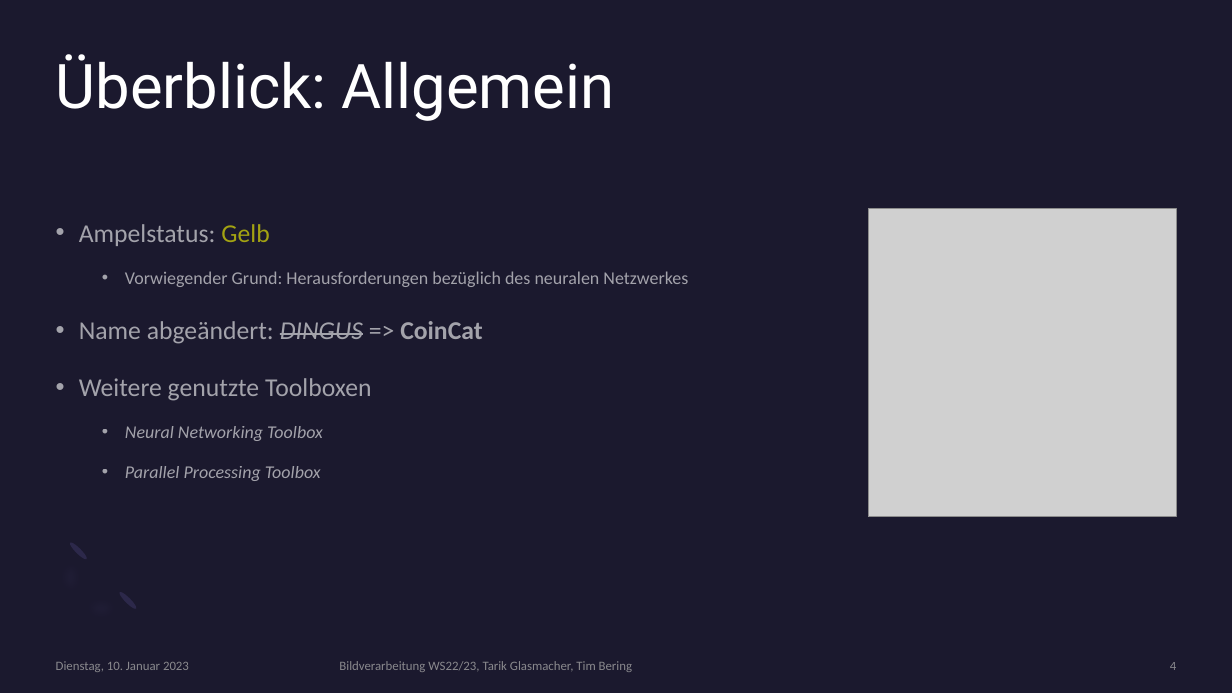
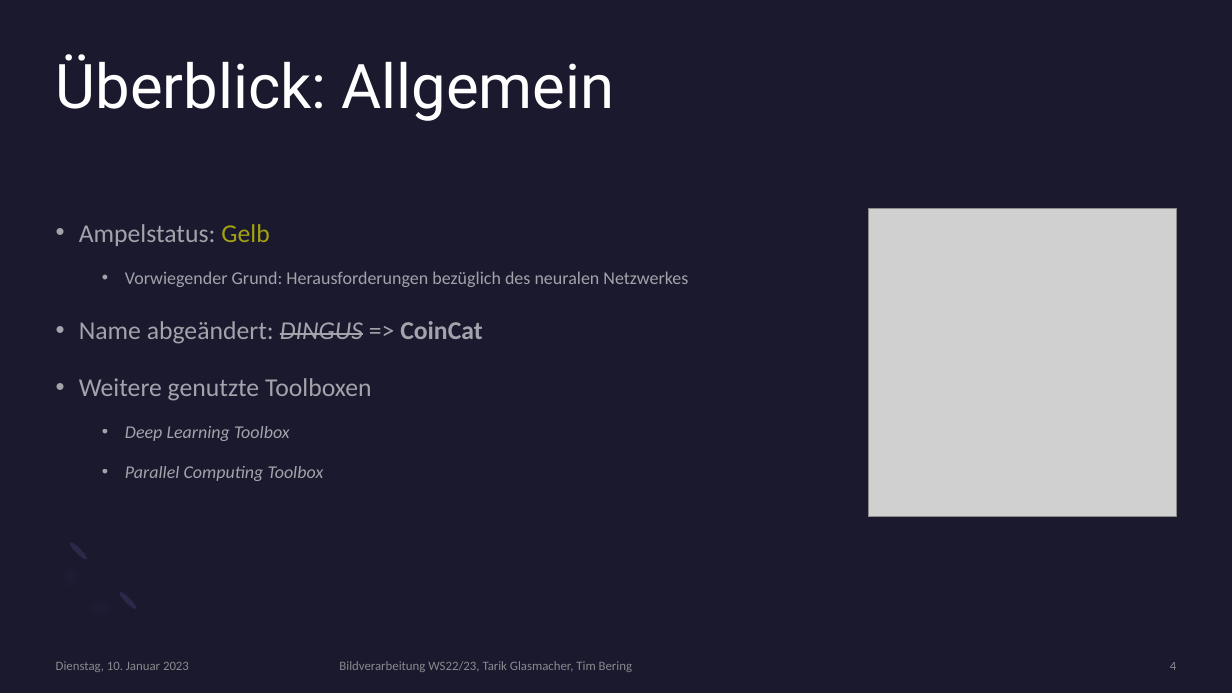
Before and after one commit to Tamagear/Bildverarbeitung-FreiwilligesProjekt, a slide deck: slide 4 of Präsentationen/01_Zwischenpräsentation/zwischenpräsentation.pptx. Drawn at 1232x693 pixels with LibreOffice and Linux fonts; fonts in the diff are those of the drawing; grey boxes stand for pictures. Boxes give left, top, right and bottom in pixels: in the first picture for what was removed or moved away, otherwise in the second. Text is boxed around its words. In the diff, an @@ line names an element or a change of style, - is before the commit and + after.

```diff
--- a/Präsentationen/01_Zwischenpräsentation/zwischenpräsentation.pptx
+++ b/Präsentationen/01_Zwischenpräsentation/zwischenpräsentation.pptx
@@ text at (125, 426, 324, 481): text changed @@
-  • Neural Networking Toolbox
-  • Parallel Processing Toolbox
+  • Deep Learning Toolbox
+  • Parallel Computing Toolbox
```
Also in this commit, not shown: 4 other files.
